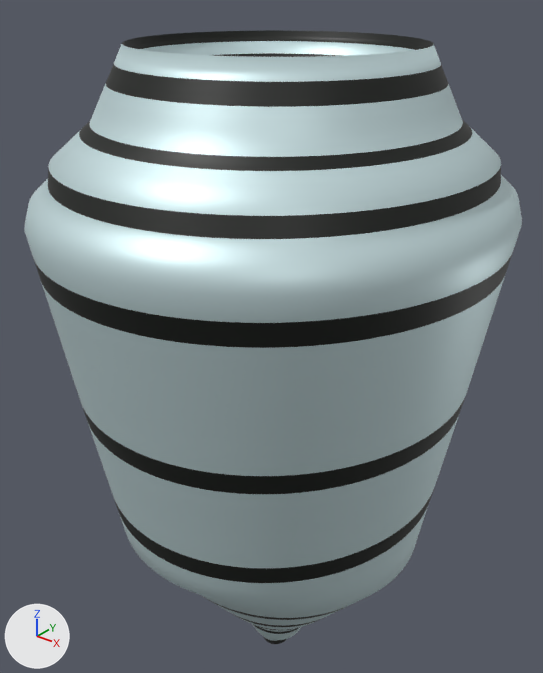
Renders of the glTF model public/textures/body/body.gltf from each side of a commit.
The view is the same before and after, from a 50 mm lens placed at (1.27, -1.5, 2.18), pointed at (-0.03, 0.12, 1.17). Lighting does not change. The marker at lower left points along +X, +Y and +Z. Where no turn or scale is listed for an object, it has been applied to the vertices. Vertices at the same position are counted once.
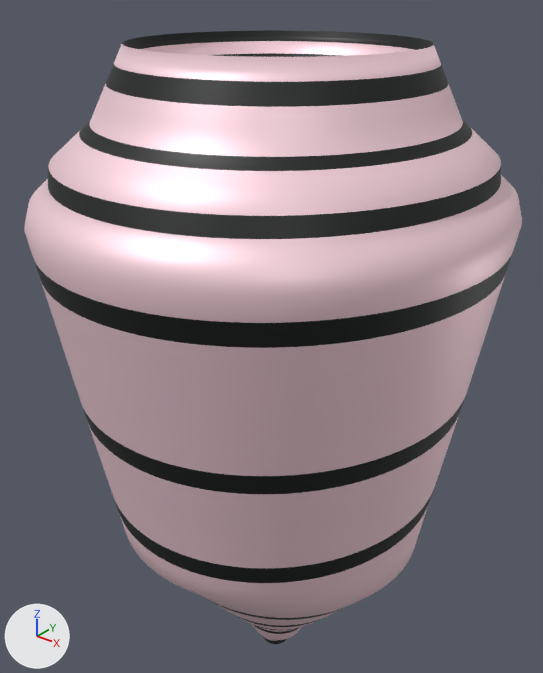
Commit message: changed the model to the right one

Location of each change, [x1, y1, x2, y2] in pixels of the pictures (543 x 673 px):
part 1 of me_cylinder_004, recoloured
    both: [24, 41, 522, 641]
part 2 of me_cylinder_004, recoloured
    both: [34, 30, 512, 644]

The change in detail:
Material 'Material.004' (mat_material_004) is new.
Its base color is (0.00216, 0.00333, 0.00347) (black #070b0b).
Material 'Material.007' (mat_material_007) is new.
Its base color is (1.0, 0.712, 0.787) (white #ffdbe5).
Its metallic is 0.369.
me_cylinder_004 has 6960 vertices, 13916 faces and spans x -0.63..0.63, y -0.67..0.67, z -0.5..1.53.
me_cylinder_004 is used by ob_cylinder; location (0.034, 0.066, 0.493).
me_cylinder_004 part 1: all 9162 faces that had it switch from mat_material_001 (white #cee4e7) to mat_material_007 (white #ffdce5).
me_cylinder_004 part 2: all 4754 faces that had it switch from mat_material_002 (black #030a03) to mat_material_004 (black #070b0b).
